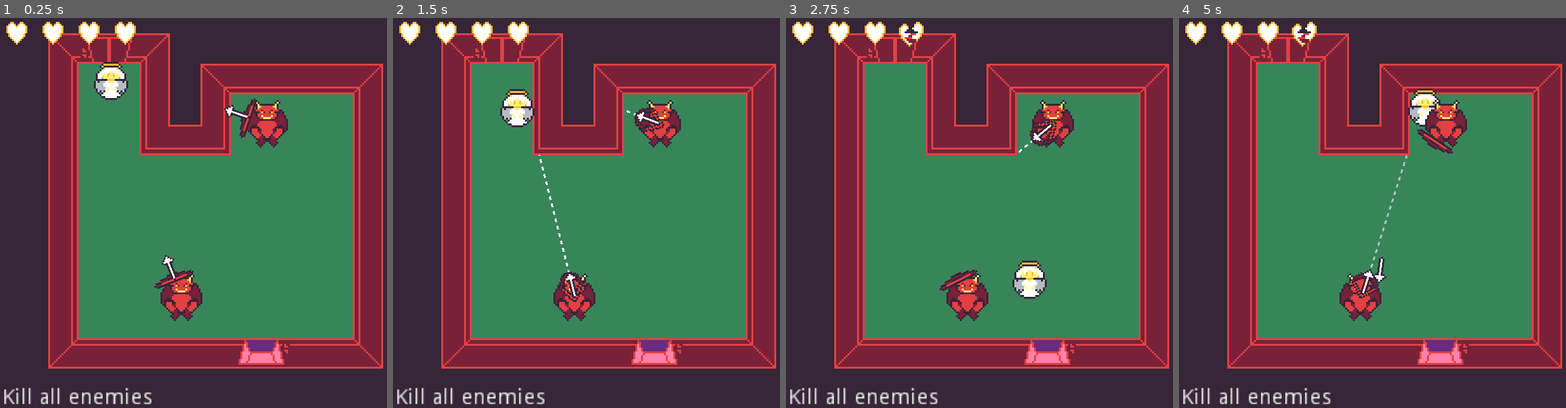
Above: before the commit, frames 1-4 (left to right).
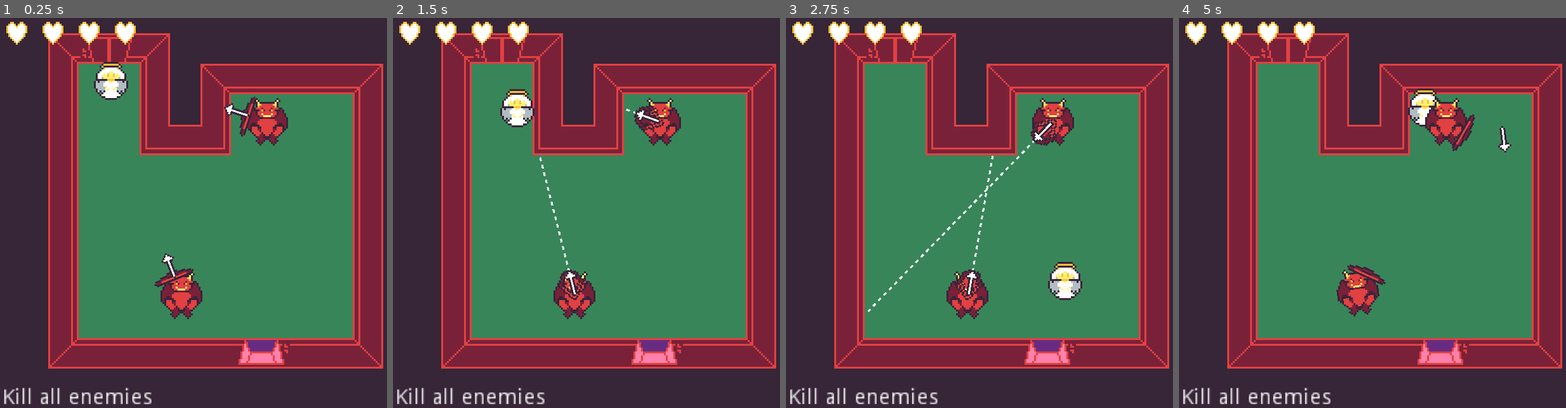
Above: after the commit, the same moments.

Repository: rthurmed/DiveIntoHell
Game: Godot game, scene res://src/Main.tscn
Two runs of this game, one before a commit and one after it. Both use one fixed random seed, a clock stepped at 60 frames per second and the inputs below.
Inputs:
- Up to frame 1 (0.25 s): no input
- Up to frame 2 (1.5 s): hold D (player_right) 0.53-1.28 s; hold S (player_down) from 1.28 s (still down)
- Up to frame 3 (2.75 s): release S (player_down) at 2.03 s; hold D (player_right) from 2.03 s (still down)
- Up to frame 4 (5 s): release D (player_right) at 2.78 s; hold W (player_up) 2.78-3.53 s; hold A (player_left) from 3.53 s (still down)

The runs differ from the first frame. In frame 1, 1.2% of the frame differs, in the area x 39-75%, y 20-78%; in frame 2, 1.2%; in frame 3, 2.8%, in the area x 21-77%, y 0-78%; in frame 4, 2.1%.

Commit message:
Added sound effects

Diff:
--- a/src/enemy/arrow/Arrow.gd
+++ b/src/enemy/arrow/Arrow.gd
@@ -5,6 +5,8 @@
 export var speed_reflect_mutator = 1.15
 export var speed_mutation_min = 40
 export var speed_mutation_max = 300
+
+onready var sound_reflect = $Sound/Reflect
 
 
 func _physics_process(delta):
@@ -34,6 +36,7 @@
 	rotation = Vector2.LEFT.rotated(rotation).reflect(normal).angle()
 	speed = speed * speed_reflect_mutator
 	speed = clamp(speed, speed_mutation_min, speed_mutation_max)
+	sound_reflect.play()
 
 
 func _on_Timer_timeout():
--- a/src/enemy/arrow/Arrow.tscn
+++ b/src/enemy/arrow/Arrow.tscn
@@ -1,7 +1,8 @@
-[gd_scene load_steps=4 format=2]
+[gd_scene load_steps=5 format=2]
 
 [ext_resource path="res://assets/arrow.png" type="Texture" id=1]
 [ext_resource path="res://src/enemy/arrow/Arrow.gd" type="Script" id=2]
+[ext_resource path="res://assets/sfx/little-robot-sound-factory/Horror Sound Library/Bonecrack_01.wav" type="AudioStream" id=3]
 
 [sub_resource type="CircleShape2D" id=1]
 radius = 3.0
@@ -23,4 +24,9 @@
 [node name="CollisionShape2D" type="CollisionShape2D" parent="."]
 shape = SubResource( 1 )
 
+[node name="Sound" type="Node" parent="."]
+
+[node name="Reflect" type="AudioStreamPlayer" parent="Sound"]
+stream = ExtResource( 3 )
+
 [connection signal="timeout" from="Timer" to="." method="_on_Timer_timeout"]
--- a/src/enemy/devil/Devil.gd
+++ b/src/enemy/devil/Devil.gd
@@ -14,6 +14,7 @@
 onready var animation = $AnimationPlayer
 onready var aim_raycast = $VisualInstance/Upper/AimRayCast
 onready var aim_visual = $VisualInstance/Upper/AimRayCast/VisualRay
+onready var state_machine = $StateMachine
 
 # warning-ignore:unused_signal
 signal shoot
@@ -35,5 +36,4 @@
 
 
 func damage():
-	# TODO: death animation
-	queue_free()
+	state_machine.transition('Death')
--- a/src/enemy/devil/Devil.tscn
+++ b/src/enemy/devil/Devil.tscn
@@ -10,6 +10,8 @@
 [ext_resource path="res://src/enemy/devil/state/Aim.gd" type="Script" id=8]
 [ext_resource path="res://src/enemy/devil/state/Shoot.gd" type="Script" id=9]
 [ext_resource path="res://src/enemy/arrow/Arrow.tscn" type="PackedScene" id=10]
+[ext_resource path="res://assets/sfx/little-robot-sound-factory/Horror Sound Library/Stab_Knife_02.wav" type="AudioStream" id=11]
+[ext_resource path="res://src/enemy/devil/state/Death.gd" type="Script" id=12]
 
 [sub_resource type="CircleShape2D" id=3]
 radius = 11.0
@@ -63,6 +65,165 @@
 "transitions": PoolRealArray( 1 ),
 "update": 0,
 "values": [ false ]
+}
+tracks/4/type = "value"
+tracks/4/path = NodePath("Sound/Death:playing")
+tracks/4/interp = 1
+tracks/4/loop_wrap = true
+tracks/4/imported = false
+tracks/4/enabled = true
+tracks/4/keys = {
+"times": PoolRealArray( 0 ),
+"transitions": PoolRealArray( 1 ),
+"update": 0,
+"values": [ false ]
+}
+tracks/5/type = "value"
+tracks/5/path = NodePath("VisualInstance/Lower/Sprite:position")
+tracks/5/interp = 1
+tracks/5/loop_wrap = true
+tracks/5/imported = false
+tracks/5/enabled = true
+tracks/5/keys = {
+"times": PoolRealArray( 0 ),
+"transitions": PoolRealArray( 1 ),
+"update": 0,
+"values": [ Vector2( 0, -10 ) ]
+}
+tracks/6/type = "value"
+tracks/6/path = NodePath("CollisionShape2D:disabled")
+tracks/6/interp = 1
+tracks/6/loop_wrap = true
+tracks/6/imported = false
+tracks/6/enabled = true
+tracks/6/keys = {
+"times": PoolRealArray( 0 ),
+"transitions": PoolRealArray( 1 ),
+"update": 0,
+"values": [ false ]
+}
+tracks/7/type = "value"
+tracks/7/path = NodePath("VisualInstance/Upper/Sprite:position")
+tracks/7/interp = 1
+tracks/7/loop_wrap = true
+tracks/7/imported = false
+tracks/7/enabled = true
+tracks/7/keys = {
+"times": PoolRealArray( 0 ),
+"transitions": PoolRealArray( 1 ),
+"update": 0,
+"values": [ Vector2( -8, 0 ) ]
+}
+tracks/8/type = "value"
+tracks/8/path = NodePath("VisualInstance/Upper/Sprite:rotation_degrees")
+tracks/8/interp = 1
+tracks/8/loop_wrap = true
+tracks/8/imported = false
+tracks/8/enabled = true
+tracks/8/keys = {
+"times": PoolRealArray( 0 ),
+"transitions": PoolRealArray( 1 ),
+"update": 0,
+"values": [ 0.0 ]
+}
+tracks/9/type = "value"
+tracks/9/path = NodePath("VisualInstance:modulate")
+tracks/9/interp = 1
+tracks/9/loop_wrap = true
+tracks/9/imported = false
+tracks/9/enabled = true
+tracks/9/keys = {
+"times": PoolRealArray( 0 ),
+"transitions": PoolRealArray( 1 ),
+"update": 0,
+"values": [ Color( 1, 1, 1, 1 ) ]
+}
+tracks/10/type = "value"
+tracks/10/path = NodePath("VisualInstance:position")
+tracks/10/interp = 1
+tracks/10/loop_wrap = true
+tracks/10/imported = false
+tracks/10/enabled = true
+tracks/10/keys = {
+"times": PoolRealArray( 0 ),
+"transitions": PoolRealArray( 1 ),
+"update": 0,
+"values": [ Vector2( 0, -1 ) ]
+}
+tracks/11/type = "value"
+tracks/11/path = NodePath("VisualInstance:rotation_degrees")
+tracks/11/interp = 1
+tracks/11/loop_wrap = true
+tracks/11/imported = false
+tracks/11/enabled = true
+tracks/11/keys = {
+"times": PoolRealArray( 0 ),
+"transitions": PoolRealArray( 1 ),
+"update": 0,
+"values": [ 0.0 ]
+}
+
+[sub_resource type="Animation" id=4]
+resource_name = "death"
+tracks/0/type = "value"
+tracks/0/path = NodePath("Sound/Death:playing")
+tracks/0/interp = 1
+tracks/0/loop_wrap = true
+tracks/0/imported = false
+tracks/0/enabled = true
+tracks/0/keys = {
+"times": PoolRealArray( 0 ),
+"transitions": PoolRealArray( 1 ),
+"update": 1,
+"values": [ true ]
+}
+tracks/1/type = "value"
+tracks/1/path = NodePath("VisualInstance:position")
+tracks/1/interp = 2
+tracks/1/loop_wrap = true
+tracks/1/imported = false
+tracks/1/enabled = true
+tracks/1/keys = {
+"times": PoolRealArray( 0, 0.2, 0.3 ),
+"transitions": PoolRealArray( 1, 1, 1 ),
+"update": 0,
+"values": [ Vector2( 0, -1 ), Vector2( 0, -5 ), Vector2( 0, -1 ) ]
+}
+tracks/2/type = "value"
+tracks/2/path = NodePath("CollisionShape2D:disabled")
+tracks/2/interp = 1
+tracks/2/loop_wrap = true
+tracks/2/imported = false
+tracks/2/enabled = true
+tracks/2/keys = {
+"times": PoolRealArray( 0, 0.1 ),
+"transitions": PoolRealArray( 1, 1 ),
+"update": 1,
+"values": [ false, true ]
+}
+tracks/3/type = "value"
+tracks/3/path = NodePath("VisualInstance:modulate")
+tracks/3/interp = 2
+tracks/3/loop_wrap = true
+tracks/3/imported = false
+tracks/3/enabled = true
+tracks/3/keys = {
+"times": PoolRealArray( 0, 0.4, 0.9 ),
+"transitions": PoolRealArray( 1, 1, 1 ),
+"update": 0,
+"values": [ Color( 1, 1, 1, 1 ), Color( 1, 1, 1, 1 ), Color( 1, 1, 1, 0 ) ]
+}
+tracks/4/type = "value"
+tracks/4/path = NodePath("VisualInstance:rotation_degrees")
+tracks/4/interp = 2
+tracks/4/loop_wrap = true
+tracks/4/imported = false
+tracks/4/enabled = true
+tracks/4/keys = {
+"times": PoolRealArray( 0, 0.3 ),
+"transitions": PoolRealArray( 1, 1 ),
+"update": 0,
+"values": [ 0.0, -32.3511 ]
 }
 
 [sub_resource type="Animation" id=1]
@@ -123,6 +284,7 @@
 script = ExtResource( 3 )
 
 [node name="VisualInstance" type="Node2D" parent="."]
+position = Vector2( 0, -1 )
 
 [node name="Lower" type="Node2D" parent="VisualInstance"]
 
@@ -182,10 +344,20 @@
 wait_time = 2.0
 one_shot = true
 
+[node name="Death" type="Node" parent="StateMachine"]
+script = ExtResource( 12 )
+
 [node name="AnimationPlayer" type="AnimationPlayer" parent="."]
 anims/RESET = SubResource( 2 )
+anims/death = SubResource( 4 )
 anims/prepare = SubResource( 1 )
+
+[node name="Sound" type="Node" parent="."]
+
+[node name="Death" type="AudioStreamPlayer" parent="Sound"]
+stream = ExtResource( 11 )
 
 [connection signal="timeout" from="StateMachine/Aim/Timer" to="StateMachine/Aim" method="_on_Timer_timeout"]
 [connection signal="timeout" from="StateMachine/Wait/Timer" to="StateMachine/Wait" method="_on_Timer_timeout"]
 [connection signal="animation_finished" from="AnimationPlayer" to="StateMachine/Prepare" method="_on_AnimationPlayer_animation_finished"]
+[connection signal="animation_finished" from="AnimationPlayer" to="StateMachine/Death" method="_on_AnimationPlayer_animation_finished"]
--- /dev/null
+++ b/src/enemy/devil/state/Death.gd
@@ -0,0 +1,19 @@
+extends State
+
+
+const ANIMATION_NAME = 'death'
+
+
+func handle_input(_event: InputEvent): pass
+func process(_delta: float): pass
+func physics_process(_delta: float): pass
+
+
+func enter():
+	owner.animation.play(ANIMATION_NAME)
+
+
+func _on_AnimationPlayer_animation_finished(anim_name):
+	if not active() or not anim_name == ANIMATION_NAME:
+		return
+	owner.queue_free()
--- a/src/player/Player.tscn
+++ b/src/player/Player.tscn
@@ -1,13 +1,15 @@
-[gd_scene load_steps=10 format=2]
+[gd_scene load_steps=12 format=2]
 
 [ext_resource path="res://assets/angel.png" type="Texture" id=1]
 [ext_resource path="res://modules/StateMachine/StateMachine.gd" type="Script" id=2]
 [ext_resource path="res://src/player/Player.gd" type="Script" id=3]
 [ext_resource path="res://src/player/state/Walk.gd" type="Script" id=4]
+[ext_resource path="res://assets/sfx/little-robot-sound-factory/Horror Sound Library/Scream_Male_04__Fairy.wav" type="AudioStream" id=5]
 [ext_resource path="res://src/player/state/Dash.gd" type="Script" id=6]
 [ext_resource path="res://src/player/state/Hit.gd" type="Script" id=7]
 [ext_resource path="res://src/ui/LifeIndicator.tscn" type="PackedScene" id=8]
 [ext_resource path="res://src/player/state/Death.gd" type="Script" id=9]
+[ext_resource path="res://assets/sfx/little-robot-sound-factory/Horror Sound Library/Scream_Male_01__Fairy.wav" type="AudioStream" id=10]
 
 [sub_resource type="CircleShape2D" id=1]
 radius = 8.0
@@ -63,3 +65,13 @@
 margin_right = 40.0
 rect_scale = Vector2( 0.8, 0.8 )
 text = "Kill all enemies"
+
+[node name="Sound" type="Node" parent="."]
+
+[node name="Hit" type="AudioStreamPlayer" parent="Sound"]
+stream = ExtResource( 5 )
+volume_db = -8.0
+
+[node name="Death" type="AudioStreamPlayer" parent="Sound"]
+stream = ExtResource( 10 )
+volume_db = -8.0
--- a/src/player/state/Hit.gd
+++ b/src/player/state/Hit.gd
@@ -4,7 +4,8 @@
 export var life_indicator: PackedScene
 
 onready var container_life = $"%ContainerLife"
-
+onready var sound_hit = $"../../Sound/Hit"
+onready var sound_death = $"../../Sound/Death"
 
 func _ready():
 	# create UI
@@ -24,9 +25,11 @@
 		container_life.get_child(child_idx).set_value(active)
 
 	if owner.life <= 0:
+		sound_death.play()
 		transition('Death')
 		return
 
+	sound_hit.play()
 	# TODO: animation?
 	transition('Walk')
 
Not shown, added: assets/music/Peachtea@You're Perfect Studio/Peachtea - Somewhere in the Elevator.ogg.import
Binary file added: assets/portal.png
Not shown, added: assets/portal.png.import
Binary file changed: assets/room-tiles.png
Not shown, added: assets/sfx/little-robot-sound-factory/Horror Sound Library/Bonecrack_01.wav.import
Not shown, added: assets/sfx/little-robot-sound-factory/Horror Sound Library/Gate_Open_00.wav.import
Not shown, added: assets/sfx/little-robot-sound-factory/Horror Sound Library/Jingle_Achievement_00.wav.import
Not shown, added: assets/sfx/little-robot-sound-factory/Horror Sound Library/Jingle_Lose_00.wav.import
Not shown, added: assets/sfx/little-robot-sound-factory/Horror Sound Library/Scream_Male_01__Fairy.wav.import
Not shown, added: assets/sfx/little-robot-sound-factory/Horror Sound Library/Scream_Male_04__Fairy.wav.import
Not shown, added: assets/sfx/little-robot-sound-factory/Horror Sound Library/Stab_Knife_02.wav.import
Not shown: 1 places in src/enemy/devil/Devil.tscn that only renumber resources
(and 9 more such lines)
